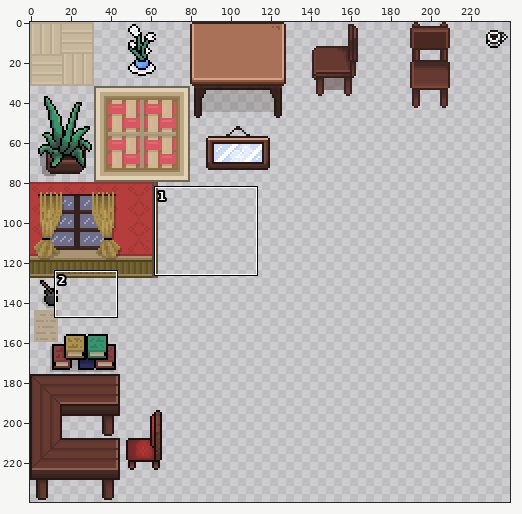
Sprite sheet -- Asset/Tiles/Furniture.png. The picture above shows the old version from afar; the outline marks the close-up.
Close-up. First the earlier version:
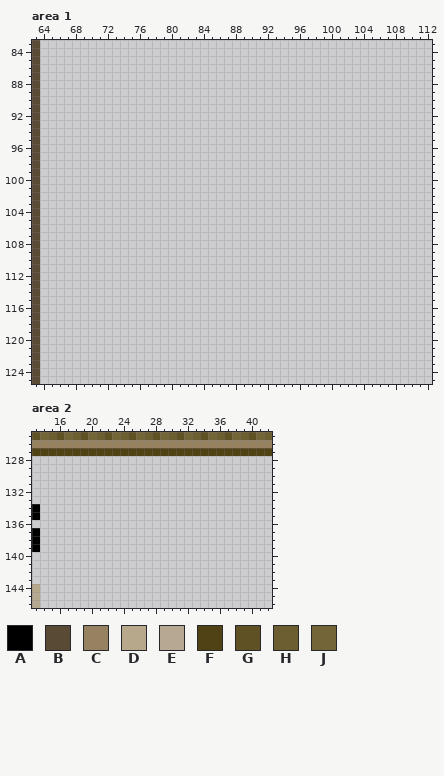
The file is 240x240 pixels. Colours within 5 levels of each other are drawn and written as one. Shown: area 1: x 63..112, y 83..125; area 2: x 13..42, y 125..146. The commit also changed other parts of the picture, which this record leaves out.
Palette (. is transparent): A #000000  B #594a36  C #968261  D #b7a88b  E #b6a891  F #504215  G #5f5123  H #6c5e30  J #736537
Pixels before, area 1, first column x 63:
 83 B
 84 B
 85 B
 86 B
 87 B
 88 B
 89 B
 90 B
 91 B
 92 B
 93 B
 94 B
 95 B
 96 B
 97 B
 98 B
 99 B
100 B
101 B
102 B
103 B
104 B
105 B
106 B
107 B
108 B
109 B
110 B
111 B
112 B
113 B
114 B
115 B
116 B
117 B
118 B
119 B
120 B
121 B
122 B
123 B
124 B
125 B
Pixels before, area 2, first column x 13:
125 GJHGJHGJHGJHGJHGJHGJHGJHGJHGJH
126 CCCCCCCCCCCCCCCCCCCCCCCCCCCCCC
127 FFFFFFFFFFFFFFFFFFFFFFFFFFFFFF
128 ..............................
129 ..............................
130 ..............................
131 ..............................
132 ..............................
133 ..............................
134 A.............................
135 A.............................
136 ..............................
137 A.............................
138 A.............................
139 A.............................
140 ..............................
141 ..............................
142 ..............................
143 ..............................
144 D.............................
145 E.............................
146 E.............................
And afterwards:
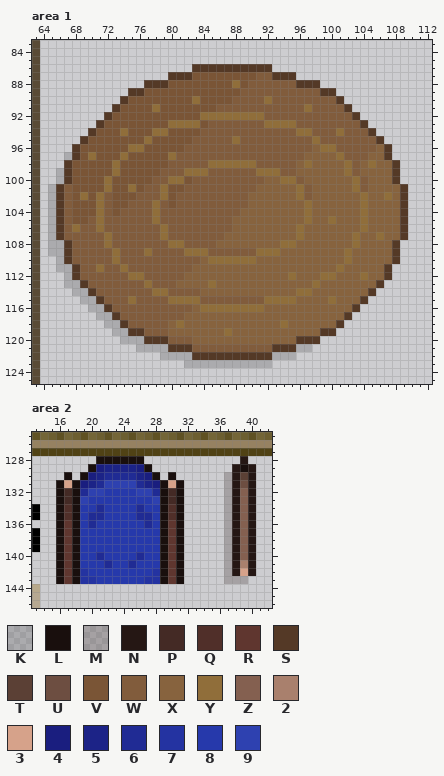
Colours new in this view: K #0000002a  L #190f0d  M #1d0d0a3a  N #251714  P #442a25  Q #502f29  R #5f362f  S #543926  T #5b4035  U #6d4e41  V #7a5536  W #815c3c  X #87633e  Y #906e3a  Z #846050  2 #a9806d  3 #d6a28a  4 #1a1e7f  5 #1c2387  6 #202b94  7 #2433a1  8 #2639ab  9 #2e41b0
The exact change:
Changed rows in their new state; - is an unchanged pixel.
Area 1:
first column x 65:
 86 ------------------SSSSSSSSSS-----------------
 87 ---------------SSSVVVVVVVVWWSSS--------------
 88 ------------SSSVVVVVVVVYVWWWWWWSSS-----------
 89 ----------SSVVVVVVVVVVVVWWWWWWWWWWSS---------
 90 ---------SVVVVVVVVYVVVVWWWWYWWWWWWWWS--------
 91 --------SVVVVYVVVVVVVWWWWWWWWWWWYWWWWS-------
 92 -------SVVVVVVVVVVVYYYYYYYYWWWWWWWWWWWS------
 93 ------SVVVVVVVVYYYYVWWWWWWWYYYYWWWWWWWWS-----
 94 -----SVVVYVVVYYVVVVWWWWWWWWWWWWYYWWWYWWWS----
 95 ----SVVVVVVVYVVVVVWWWWWYWWWWWWWWWYWWWWWWWS---
 96 ---SVVVVVVYYVVVVVWWWWWWWWWWWWWWWWXYYWWWWWXS--
 97 --KSVYVVVYVVVVVYWWWWWWWWWWWWWWWWXXXXYWWWXXS--
 98 --SVVVVVYVVVVVVWWWWWYYYYYYWWWWWXYXXXXYWXYXXS-
 99 -KSVVVVVYVVVVVWWWYYYWWWWWWYYYWWXXXXXXYWXXXXS-
100 -KSVVVVYVVVVVWWYYVWWWWWWWWWXXYYWXXXXXXYWXXXS-
101 KSWVVVVYVVYVWWYVVWWWWWWWWWXXXXXYWXXXXXYWXXXXS
102 KSWVYVYWVVVWWWYVWWWWWWWWWXXXXXXYWXXXXXXYXXYXS
103 KSWVVVYWVVWWWYWVWWWWWWWWWXXXXXXXYXXXXXXYXXXXS
104 KSWVVVYWVWWWWYWWWWWWWWWWXXXXXXXXYXXXXXXYXXXXS
105 KSWVVWYWWWWWWYWWWWWWWWWXXXXXXXXXYXXYXXXYXXXXS
106 KSWYWWYWWWWWWWYWWWWWWWWXXXXXXXXYXXXXXXXYXXXXS
107 KSWWWWWYWWWWWWYWWWWWWWXXXXXXXXXYXXXXXXYXXYXXS
108 KKSWWWWYWWWWWWWYYWWWWXXXXXXXXYYXXXXXXXYXXXXS-
109 KKSWWWWWYWWWYWWWWYYYWWWWWWYYYXXXXXXXXYXXXXXS-
110 -KSWWWWWYWWWWWWWWWWXYYYYYYXXXXXXXXXXXYXXXXXS-
111 -KKSWWYWWYWWWWWWWWXXXXXXXXXXXXXXXXXXYXXXXXS--
112 --KSWWWWWWYYWWWWWXXXXXXXXXXXXXYXXXYYXXXYXXS--
113 --KKSWWWWWWWYWWWXXXXYXXXXXXXXXXXXYXXXXXXXS---
114 ---KKSWWWWWWWYYWWWWXXXXXXXXXXXXYYXXXXXXXS----
115 ----KKSWWWYWWWWYYYYWWWWWWWWYYYYXXXXYXXXS-----
116 -----KKSWWWWWWWWWWXYYYYYYYYXXXXXXXXXXXS------
117 ------KKSWWWWWWWWXXXXXXXXXXXXXXXXXXXXS-------
118 -------KKSWWWWWXYXXXXXXXXXXXXYXXXXXXS--------
119 --------KKSSWWWXXXXXXXYXXXXXXXXXXXSS---------
120 ---------KKKSSSWWWXXXXXXXXXXXXXSSS-----------
121 -----------KKKKSSSWWWWWWWWWWSSSKK------------
122 --------------KKKKSSSSSSSSSSKKK--------------
123 -----------------KKKKKKKKKKK-----------------
Area 2:
first column x 16:
128 -----LLLLLL------------N-
129 ----L455554L----------NLN
130 -L-L45666654L-L------MNTN
131 L3L4569999654L3L-----MNUN
132 LPL6998888996LPL-----MNZN
133 LPL9888888889LPL-----MNZN
134 LQL8868888688LQL-----MNZN
135 LQL8668888668LQL-----MNZN
136 LRL8688888868LRL-----MNZN
137 LRL8888888888LRL-----MNZN
138 LRL8888888888LRL-----MNZN
139 LRL8888888888LRL-----MNZN
140 LRL8868888688LRL-----MNZN
141 LRL8886886888LRL-----MN2N
142 LRL7888888887LRL-----MN3N
143 LRL7788888877LRL-----MMM-
